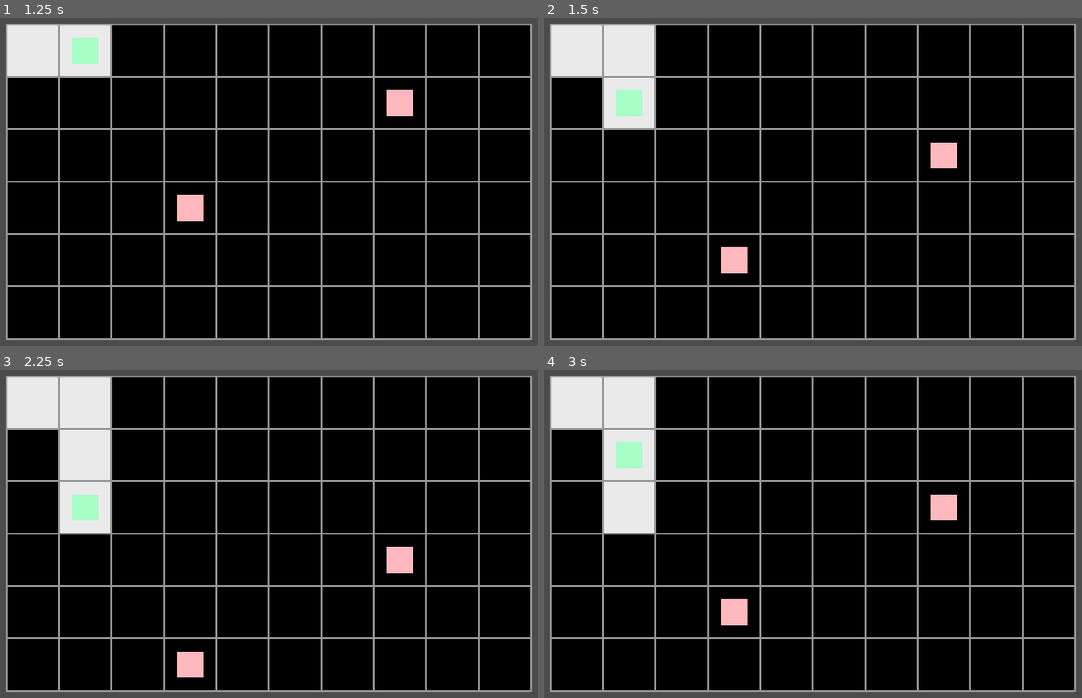
Above: before the commit, frames 1-4 (two rows, left to right).
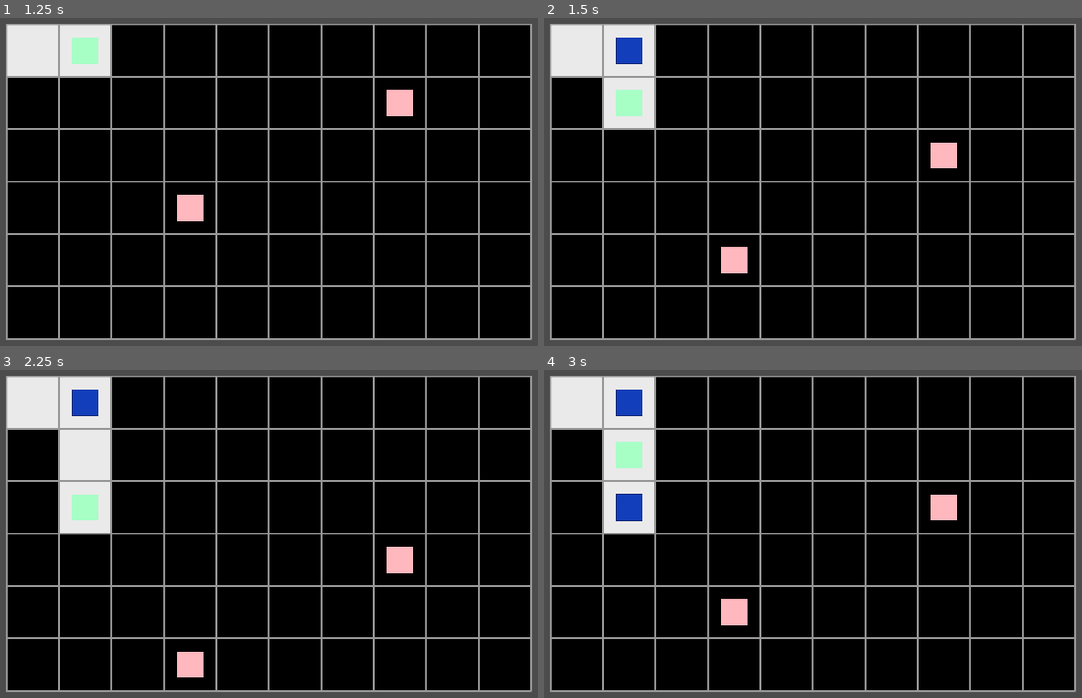
Above: after the commit, the same moments.

Repository: naatiq/ColorSplash
Game: Godot game, scene res://Level.tscn
The game is run twice, just before and just after one commit, with the same random seed, the same clock (stepped at 60 frames per second) and the same inputs. The project has no main scene, so this scene is started directly.
Inputs:
- Up to frame 1 (1.25 s): tap Enter at 0.5 s; hold D (right) from 0.53 s (still down); hold Space (action, bound only after the commit) from 0.53 s (still down)
- Up to frame 2 (1.5 s): release D (right) at 1.28 s; release Space (action, bound only after the commit) at 1.28 s; hold S (down) from 1.28 s (still down); tap Space (action, bound only after the commit) at 1.35 s
- Up to frame 3 (2.25 s): tap Enter at 2 s; release S (down) at 2.03 s; hold D (right) from 2.03 s (still down); hold Space (action, bound only after the commit) from 2.03 s (still down)
- Up to frame 4 (3 s): release D (right) at 2.78 s; release Space (action, bound only after the commit) at 2.78 s; hold W (up) from 2.78 s (still down); tap Space (action, bound only after the commit) at 2.85 s

Frame 1 is identical in both runs. In frame 2, 0.4% of the frame differs, in the area x 13-19%, y 5-15%; in frame 3, 0.4%; in frame 4, 0.8%, in the area x 13-19%, y 5-47%.

Commit message:
Added Traps

Diff:
--- a/Level.tscn
+++ b/Level.tscn
@@ -206,6 +206,5 @@
 
 [node name="Enemy2" parent="." instance=ExtResource( 3 )]
 position = Vector2( 1396, 200 )
-[connection signal="area_entered" from="Player" to="Player" method="_on_Player_area_entered"]
 [connection signal="moved" from="Player" to="Enemy" method="_on_Player_moved"]
 [connection signal="moved" from="Player" to="Enemy2" method="_on_Player_moved"]
--- a/Player.gd
+++ b/Player.gd
@@ -9,6 +9,7 @@
 			"down": Vector2.DOWN}
 onready var ray = $RayCast2D
 onready var tween = $Tween
+onready var trap = preload("res://Trap.tscn")
 export var speed = 3
 
 func _ready():
@@ -20,6 +21,14 @@
 	for dir in inputs.keys():
 		if Input.is_action_pressed(dir):
 			move(dir)
+
+		if Input.is_action_pressed("action"):
+			var trap1 = trap.instance()
+			trap1.set_name('trap1')
+			self.get_parent().add_child(trap1)
+			trap1.position = position
+			print('trap spawned')
+
 
 func move(dir):
 	ray.cast_to = inputs[dir] * tile_size
@@ -34,8 +43,3 @@
 		position, position + inputs[dir] * tile_size,
 		0.5/speed, Tween.TRANS_SINE, Tween.EASE_IN_OUT)
 	tween.start()
-
-
-func _on_Player_area_entered(area):
-	if area.name.find("Enemy") != -1:
-		area.queue_free()
--- /dev/null
+++ b/Trap.gd
@@ -0,0 +1,10 @@
+extends Area2D
+
+
+func _ready():
+	pass
+
+
+func _on_Trap_area_entered(area):
+	if area.name.find("Enemy") != -1:
+		area.queue_free() # Replace with function body.
--- /dev/null
+++ b/Trap.tscn
@@ -0,0 +1,22 @@
+[gd_scene load_steps=4 format=2]
+
+[ext_resource path="res://Sprites/SpriteSheet.png" type="Texture" id=1]
+[ext_resource path="res://Trap.gd" type="Script" id=2]
+
+[sub_resource type="RectangleShape2D" id=1]
+extents = Vector2( 128, 128 )
+
+[node name="Trap" type="Area2D"]
+scale = Vector2( 0.25, 0.25 )
+z_index = 6
+script = ExtResource( 2 )
+
+[node name="Sprite" type="Sprite" parent="."]
+modulate = Color( 0.0784314, 0.266667, 0.8, 1 )
+texture = ExtResource( 1 )
+region_enabled = true
+region_rect = Rect2( 0, 0, 265, 265 )
+
+[node name="CollisionShape2D" type="CollisionShape2D" parent="."]
+shape = SubResource( 1 )
+[connection signal="area_entered" from="." to="." method="_on_Trap_area_entered"]
--- a/project.godot
+++ b/project.godot
@@ -51,6 +51,11 @@
 "events": [ Object(InputEventKey,"resource_local_to_scene":false,"resource_name":"","device":0,"alt":false,"shift":false,"control":false,"meta":false,"command":false,"pressed":false,"scancode":83,"unicode":0,"echo":false,"script":null)
  ]
 }
+action={
+"deadzone": 0.5,
+"events": [ Object(InputEventKey,"resource_local_to_scene":false,"resource_name":"","device":0,"alt":false,"shift":false,"control":false,"meta":false,"command":false,"pressed":false,"scancode":32,"unicode":0,"echo":false,"script":null)
+ ]
+}
 
 [input_devices]
 
